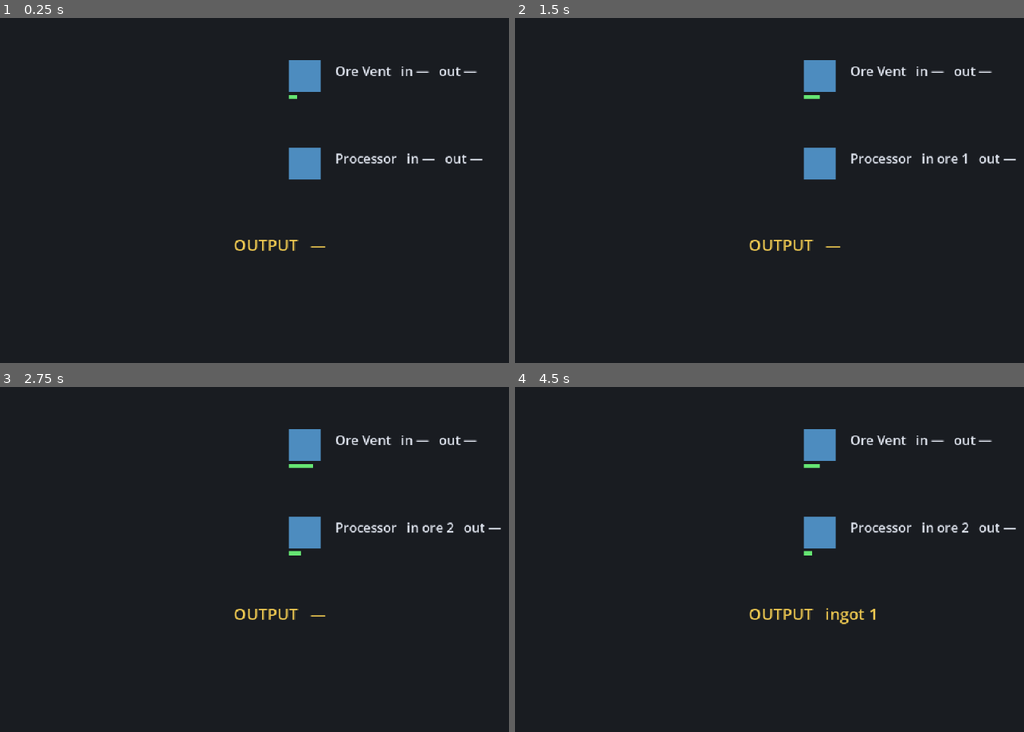
Above: before the commit, frames 1-4 (two rows, left to right).
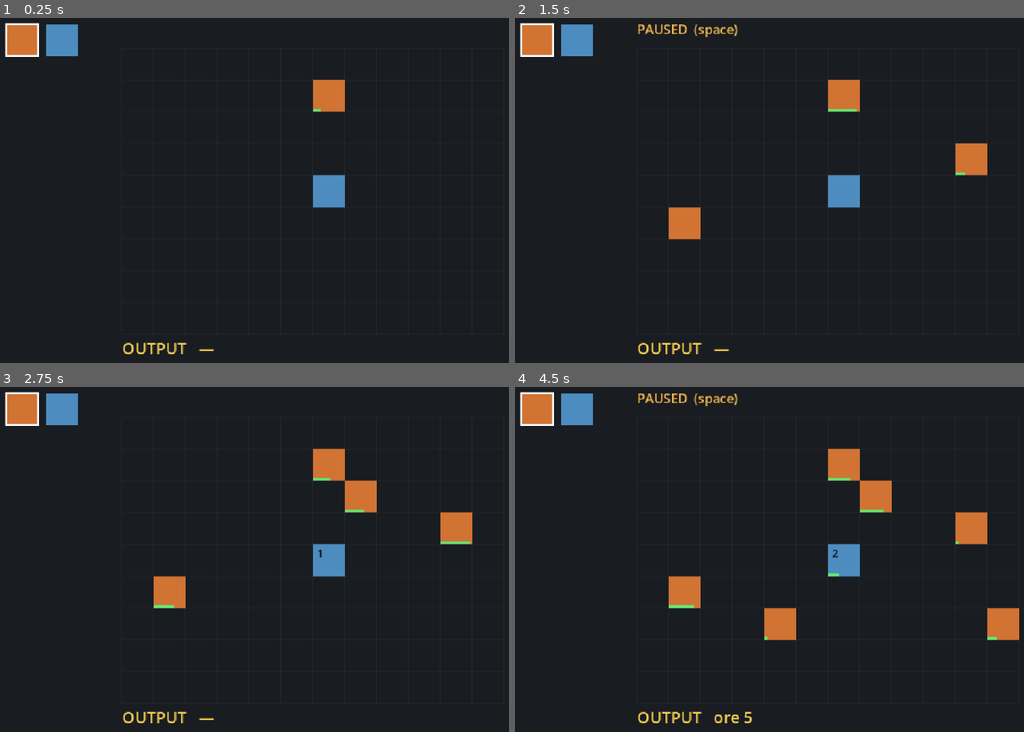
Above: after the commit, the same moments.

Repository: teohondascully/sinkforge
Game: Godot game, scene res://scenes/main.tscn
Same seed, same stepped clock (60 frames per second), same inputs: the game is played once before the commit and once after it.
Inputs (mouse positions are in pixels of both pictures, inside the frame that each line leads up to):
- Up to frame 1 (0.25 s): no input
- Up to frame 2 (1.5 s): tap Enter at 0.5 s; move the mouse to (968, 173) at 0.52 s; tap Space at 0.6, 0.77, 1.07 s; click (968, 173) at 0.67 s; drag from (698, 207) to (794, 262) at 1.27 s
- Up to frame 3 (2.75 s): move the mouse to (376, 480) at 2.02 s; tap Space at 2.1 s; click (376, 480) at 2.17 s
- Up to frame 4 (4.5 s): drag from (794, 631) to (637, 507) at 2.77 s; move the mouse to (1018, 614) at 3.52 s; tap Space at 3.6, 3.77, 4.07 s; click (1018, 614) at 3.67 s; drag from (637, 507) to (733, 469) at 4.27 s

The runs differ from the first frame. In frame 1, 4.6% of the frame differs, in the area x 0-95%, y 1-98%; in frame 2, 6.1%; in frame 3, 6.4%; in frame 4, 8.1%, in the area x 0-100%, y 1-98%.

Commit message:
feat(grid): buildable grid topology + build palette + pause
- sim: replace array-chain with grid (cell->machine); flow falls down a column to the
 next machine below, else the sink. New API: place_machine/remove_machine/machine_at/in_bounds
- view: render 12x9 grid + machines + OUTPUT; palette (Ore Vent/Processor); left-click place,
 right-click remove, space pause. Reads sim only; placement via public API
- tests: grid-based build + placement test (10 assertions ALL PASS); production numbers
 identical to the old chain, confirming the rewrite preserved behaviour
- docs: ARCHITECTURE.md now documents the real systems; RISKS spatial-model partially resolved
- independently verified PASS (helper re-ran harness, traced boundary/determinism/topology)

Diff:
--- a/scenes/main.gd
+++ b/scenes/main.gd
@@ -1,64 +1,148 @@
 class_name MainView
 extends Node2D
 
-## Representation layer for Prototype 1. OWNS a FactorySim (game-session-owns-sim rule, see
-## docs/RISKS.md) and draws it. It only READS sim state — it never writes back. Delete this
-## node and the production numbers would be identical; the sim is the source of truth.
+## Representation + input layer for Prototype 1. OWNS a FactorySim (game-session-owns-sim rule,
+## see docs/RISKS.md), advances it, draws it, and translates mouse/keys into sim placement ops.
+## It only READS sim production state — it never writes buffers/progress/sink. Placement goes
+## through the sim's public place/remove API. Delete this node and the numbers are unchanged.
 ##
-## `sim` is exposed read-only for tests/tools (e.g. the capture tool fast-forwards it for a
-## deterministic screenshot). Only this node should advance it.
+## `sim` is exposed read-only for tests/tools. Only this node advances it.
 ##
-## DESIGN-OPEN (presentation, NOT canon — collect into PLAYTEST_NOTES when playable):
-##  - Camera: fixed, no pan/zoom yet. Panning/zoom behaviour is wide open.
-##  - Visual language: machines + numbers as placeholder rects/text. No falling-item sprites
-##    yet (next slice). How flow is shown (sprites vs streams vs gauges) is undecided.
-##  - Layout/colours: arbitrary placeholders, no style commitment.
+## DESIGN-OPEN (presentation/controls, NOT canon — collect into PLAYTEST_NOTES when playable):
+##  - Grid: 12x9, centred, faint lines. Size/visibility/"dug earth vs blueprint" all open.
+##  - Build UX: click palette swatch to select, left-click places, right-click removes,
+##    space pauses. Drag-place, hotkeys, ghost-preview, etc. all undecided.
+##  - Camera: fixed, no pan/zoom. Visual language: placeholder rects + counts; no falling-item
+##    sprites yet (next slice). Colours arbitrary.
 
 const CANVAS := Vector2(640, 360)
 const CELL: int = 32
-const CHAIN_X: int = 296
-const TOP_Y: int = 48
-const GAP_Y: int = 88
 
 var sim: FactorySim
 var _font: Font = ThemeDB.fallback_font
+var _origin: Vector2
+var _palette: Array[Dictionary] = []
+var _selected_def: MachineDef
+var _paused: bool = false
 
 
 func _ready() -> void:
+	_origin = Vector2(
+		(CANVAS.x - float(FactorySim.GRID_COLS * CELL)) * 0.5,
+		(CANVAS.y - float(FactorySim.GRID_ROWS * CELL)) * 0.5)
 	sim = FactorySim.new()
-	sim.add_machine(MachineState.new(load("res://src/data/machines/ore_vent.tres")))
-	sim.add_machine(MachineState.new(load("res://src/data/machines/processor.tres")))
+	var vent: MachineDef = load("res://src/data/machines/ore_vent.tres")
+	var processor: MachineDef = load("res://src/data/machines/processor.tres")
+	_palette = [
+		{"def": vent, "color": Color(0.82, 0.45, 0.20)},
+		{"def": processor, "color": Color(0.30, 0.55, 0.75)},
+	]
+	_selected_def = vent
+	# Initial demo placement so there is something running on open (provisional).
+	sim.place_machine(vent, Vector2i(6, 1))
+	sim.place_machine(processor, Vector2i(6, 4))
 
 
 func _process(delta: float) -> void:
-	sim.advance(delta)
+	if not _paused:
+		sim.advance(delta)
 	queue_redraw()
 
 
+func _unhandled_input(event: InputEvent) -> void:
+	if event is InputEventKey:
+		var key := event as InputEventKey
+		if key.pressed and not key.echo and key.keycode == KEY_SPACE:
+			_paused = not _paused
+			queue_redraw()
+		return
+	if event is InputEventMouseButton:
+		var mb := event as InputEventMouseButton
+		if not mb.pressed:
+			return
+		var pos: Vector2 = get_local_mouse_position()
+		for i: int in _palette.size():
+			if _palette_rect(i).has_point(pos):
+				_selected_def = _palette[i]["def"]
+				queue_redraw()
+				return
+		var cell: Vector2i = _cell_from_pixel(pos)
+		if not sim.in_bounds(cell):
+			return
+		if mb.button_index == MOUSE_BUTTON_LEFT:
+			sim.place_machine(_selected_def, cell)
+		elif mb.button_index == MOUSE_BUTTON_RIGHT:
+			sim.remove_machine(cell)
+		queue_redraw()
+
+
+# --- drawing -----------------------------------------------------------------
+
 func _draw() -> void:
 	draw_rect(Rect2(Vector2.ZERO, CANVAS), Color(0.10, 0.11, 0.13))
-	for i: int in sim.machines.size():
-		_draw_machine(i, sim.machines[i])
-	_draw_sink()
+	_draw_grid()
+	for machine: MachineState in sim.machines:
+		_draw_machine(machine)
+	_draw_output()
+	_draw_palette()
+	if _paused:
+		draw_string(_font, Vector2(_origin.x, 22), "PAUSED  (space)",
+			HORIZONTAL_ALIGNMENT_LEFT, -1, 13, Color(0.95, 0.72, 0.30))
 
 
-func _draw_machine(index: int, machine: MachineState) -> void:
-	var y: int = TOP_Y + index * GAP_Y
-	draw_rect(Rect2(CHAIN_X, y, CELL, CELL), Color(0.30, 0.55, 0.75))
+func _draw_grid() -> void:
+	var line_col := Color(1, 1, 1, 0.06)
+	var w: float = float(FactorySim.GRID_COLS * CELL)
+	var h: float = float(FactorySim.GRID_ROWS * CELL)
+	for c: int in FactorySim.GRID_COLS + 1:
+		var x: float = _origin.x + float(c * CELL)
+		draw_line(Vector2(x, _origin.y), Vector2(x, _origin.y + h), line_col)
+	for r: int in FactorySim.GRID_ROWS + 1:
+		var y: float = _origin.y + float(r * CELL)
+		draw_line(Vector2(_origin.x, y), Vector2(_origin.x + w, y), line_col)
+
+
+func _draw_machine(machine: MachineState) -> void:
+	var pos: Vector2 = _origin + Vector2(machine.cell) * float(CELL)
 	var recipe: RecipeDef = machine.def.recipe
+	var is_source: bool = recipe != null and recipe.inputs.is_empty()
+	draw_rect(Rect2(pos, Vector2(CELL, CELL)),
+		Color(0.82, 0.45, 0.20) if is_source else Color(0.30, 0.55, 0.75))
 	if recipe != null and recipe.time > 0.0:
 		var frac: float = clampf(machine.progress / recipe.time, 0.0, 1.0)
-		draw_rect(Rect2(CHAIN_X, y + CELL + 3, float(CELL) * frac, 4), Color(0.40, 0.90, 0.45))
-	var label: String = "%s   in %s   out %s" % [
-		machine.def.display_name, _buf(machine.input_buffer), _buf(machine.output_buffer)]
-	draw_string(_font, Vector2(CHAIN_X + CELL + 14, y + 16), label,
-		HORIZONTAL_ALIGNMENT_LEFT, -1, 13, Color(0.88, 0.90, 0.94))
+		draw_rect(Rect2(pos.x, pos.y + float(CELL) - 3.0, float(CELL) * frac, 3.0),
+			Color(0.40, 0.90, 0.45))
+	var held: int = 0
+	for v: int in machine.input_buffer.values():
+		held += v
+	if held > 0:
+		draw_string(_font, Vector2(pos.x + 4, pos.y + 13), str(held),
+			HORIZONTAL_ALIGNMENT_LEFT, -1, 11, Color(0.05, 0.05, 0.08))
 
 
-func _draw_sink() -> void:
-	var y: int = TOP_Y + sim.machines.size() * GAP_Y
-	draw_string(_font, Vector2(CHAIN_X - 56, y + 16), "OUTPUT   %s" % _buf(sim.sink),
+func _draw_output() -> void:
+	var y: float = _origin.y + float(FactorySim.GRID_ROWS * CELL) + 20.0
+	draw_string(_font, Vector2(_origin.x, y), "OUTPUT   %s" % _buf(sim.sink),
 		HORIZONTAL_ALIGNMENT_LEFT, -1, 16, Color(0.95, 0.80, 0.32))
+
+
+func _draw_palette() -> void:
+	for i: int in _palette.size():
+		var entry: Dictionary = _palette[i]
+		var r: Rect2 = _palette_rect(i)
+		draw_rect(r, entry["color"])
+		if entry["def"] == _selected_def:
+			draw_rect(r, Color.WHITE, false, 2.0)
+
+
+# --- helpers -----------------------------------------------------------------
+
+func _palette_rect(i: int) -> Rect2:
+	return Rect2(12.0 + float(i) * 40.0, 12.0, 32.0, 32.0)
+
+
+func _cell_from_pixel(p: Vector2) -> Vector2i:
+	return Vector2i(floori((p.x - _origin.x) / float(CELL)), floori((p.y - _origin.y) / float(CELL)))
 
 
 func _buf(d: Dictionary) -> String:
--- a/src/core/factory_sim.gd
+++ b/src/core/factory_sim.gd
@@ -5,32 +5,59 @@
 ## run headless with no scene tree (and does, in tests/run_tests.gd). The representation layer
 ## reads FROM this; it never writes to it. All production math lives here and nowhere else.
 ##
-## PROVISIONAL topology: machines are an ordered vertical chain (index 0 = top). A machine's
-## output "falls" to the next machine's input, and the bottom machine's output lands in the
-## sink. The real 2D grid / lateral routing is deferred (see docs/RISKS.md "Spatial model").
+## TOPOLOGY: machines occupy cells on a grid (x = column, y = row, row increasing DOWNWARD).
+## Gravity = a machine's output falls straight down its column to the next machine below; if
+## none, it lands in the sink. The grid size and the "straight-down only" rule are PROVISIONAL
+## (chutes / splitters / lateral routing are later slices — see docs/RISKS.md "Spatial model").
 
 const TICKS_PER_SECOND: int = 20
 const SECONDS_PER_TICK: float = 1.0 / float(TICKS_PER_SECOND)
+const GRID_COLS: int = 12
+const GRID_ROWS: int = 9
 
-## Placed machines, top (0) to bottom. Output falls toward higher indices.
+## cell (Vector2i) -> MachineState. Authoritative placement + flow topology.
+var grid: Dictionary = {}
+## Placed machines in insertion order, for deterministic iteration.
 var machines: Array[MachineState] = []
-## Items that have fallen out of the bottom machine. The prototype's running output total.
+## Items that have fallen out the bottom of a column. The prototype's running output total.
 var sink: Dictionary = {}
-## Conservation bookkeeping: every item is created/destroyed ONLY by a recipe. Also useful
-## later as throughput metrics (see docs/HARNESS.md gray-area observability).
+## Conservation bookkeeping: every item is created/destroyed ONLY by a recipe (holds while no
+## machine is removed mid-run; removing a machine intentionally discards its buffered items).
 var total_produced: Dictionary = {}
 var total_consumed: Dictionary = {}
 
 var _tick_accumulator: float = 0.0
 
 
-func add_machine(state: MachineState) -> void:
+func in_bounds(cell: Vector2i) -> bool:
+	return cell.x >= 0 and cell.x < GRID_COLS and cell.y >= 0 and cell.y < GRID_ROWS
+
+
+func machine_at(cell: Vector2i) -> MachineState:
+	return grid.get(cell, null)
+
+
+## Place a machine in a cell. Returns the new MachineState, or null if out of bounds / occupied.
+func place_machine(def: MachineDef, cell: Vector2i) -> MachineState:
+	if not in_bounds(cell) or grid.has(cell):
+		return null
+	var state: MachineState = MachineState.new(def, cell)
+	grid[cell] = state
 	machines.append(state)
+	return state
+
+
+## Remove the machine at a cell (if any). Its buffered items are discarded.
+func remove_machine(cell: Vector2i) -> void:
+	var state: MachineState = grid.get(cell, null)
+	if state == null:
+		return
+	grid.erase(cell)
+	machines.erase(state)
 
 
 ## Advance by real elapsed time, running only whole fixed ticks (deterministic, framerate-
-## independent). The game loop calls this; tests call tick() directly. Fast-forwarding offline
-## progress later is just calling this with a large delta.
+## independent). The game loop calls this; tests call tick() directly.
 func advance(delta: float) -> void:
 	_tick_accumulator += delta
 	while _tick_accumulator >= SECONDS_PER_TICK:
@@ -76,15 +103,24 @@
 	return true
 
 
-## Gravity: each machine's output falls into the next machine's input; the bottom machine's
-## output lands in the sink. Items are only moved here, never created or destroyed.
+## Gravity: each machine's output falls straight down its column to the next machine below;
+## if none, it lands in the sink. Items are only moved here, never created or destroyed.
 func _flow() -> void:
-	var count: int = machines.size()
-	for i: int in count:
-		var machine: MachineState = machines[i]
+	for machine: MachineState in machines:
 		if machine.output_buffer.is_empty():
 			continue
-		var target: Dictionary = sink if i == count - 1 else machines[i + 1].input_buffer
+		var target: Dictionary = _target_below(machine)
 		for item: StringName in machine.output_buffer:
 			target[item] = int(target.get(item, 0)) + int(machine.output_buffer[item])
 		machine.output_buffer.clear()
+
+
+## The input buffer of the next machine straight below this one, or the sink if the column is
+## clear all the way down.
+func _target_below(machine: MachineState) -> Dictionary:
+	var col: int = machine.cell.x
+	for row: int in range(machine.cell.y + 1, GRID_ROWS):
+		var below: MachineState = grid.get(Vector2i(col, row), null)
+		if below != null:
+			return below.input_buffer
+	return sink
--- a/src/core/machine_state.gd
+++ b/src/core/machine_state.gd
@@ -2,19 +2,21 @@
 extends RefCounted
 
 ## Runtime state of one placed machine in the simulation. PLAIN DATA — no Node, no sprite,
-## no scene-tree presence. Holds a reference to its shared MachineDef (flyweight) plus its
-## own mutable buffers and craft progress. The representation layer will later read this; it
-## never writes to it.
+## no scene-tree presence. Holds a reference to its shared MachineDef (flyweight), its grid
+## cell, and its own mutable buffers/progress. The representation layer reads this; never writes.
 
 ## Shared definition (flyweight). The behaviour/numbers live here.
 var def: MachineDef
+## Grid cell this machine occupies (x = column, y = row; row increases downward).
+var cell: Vector2i
 ## StringName item id -> count waiting to be consumed.
 var input_buffer: Dictionary = {}
-## StringName item id -> count produced, waiting to fall to the next machine.
+## StringName item id -> count produced, waiting to fall to the machine below.
 var output_buffer: Dictionary = {}
 ## Seconds accumulated toward the current craft.
 var progress: float = 0.0
 
 
-func _init(machine_def: MachineDef) -> void:
+func _init(machine_def: MachineDef, machine_cell: Vector2i) -> void:
 	def = machine_def
+	cell = machine_cell
--- a/tests/run_tests.gd
+++ b/tests/run_tests.gd
@@ -12,6 +12,7 @@
 
 func _initialize() -> void:
 	print("== Sinkforge sim tests ==")
+	_test_placement()
 	_test_conservation()
 	_test_determinism()
 	_test_production()
@@ -26,11 +27,13 @@
 # --- helpers -----------------------------------------------------------------
 
 func _build_sim() -> FactorySim:
+	# Vent on top of a column, processor lower in the SAME column: vent output falls down
+	# the empty cells between them into the processor, then ingots fall to the sink.
 	var vent_def: MachineDef = load("res://src/data/machines/ore_vent.tres")
 	var proc_def: MachineDef = load("res://src/data/machines/processor.tres")
 	var sim: FactorySim = FactorySim.new()
-	sim.add_machine(MachineState.new(vent_def))
-	sim.add_machine(MachineState.new(proc_def))
+	sim.place_machine(vent_def, Vector2i(6, 0))
+	sim.place_machine(proc_def, Vector2i(6, 3))
 	return sim
 
 
@@ -68,6 +71,20 @@
 
 # --- tests -------------------------------------------------------------------
 
+## Placement API: in-bounds empty cells accept machines; occupied/out-of-bounds are rejected;
+## removal clears the cell.
+func _test_placement() -> void:
+	print("- placement")
+	var sim: FactorySim = FactorySim.new()
+	var vent_def: MachineDef = load("res://src/data/machines/ore_vent.tres")
+	_check(sim.place_machine(vent_def, Vector2i(2, 2)) != null, "place in an empty cell")
+	_check(sim.machine_at(Vector2i(2, 2)) != null, "machine_at finds the placed machine")
+	_check(sim.place_machine(vent_def, Vector2i(2, 2)) == null, "cannot place on an occupied cell")
+	_check(sim.place_machine(vent_def, Vector2i(-1, 0)) == null, "cannot place out of bounds")
+	sim.remove_machine(Vector2i(2, 2))
+	_check(sim.machine_at(Vector2i(2, 2)) == null, "remove clears the cell")
+
+
 ## Every item is created/destroyed ONLY by a recipe: items currently present must equal
 ## (total produced - total consumed). If this ever fails, the sim is leaking or inventing items.
 func _test_conservation() -> void:
Not shown, changed: docs/ARCHITECTURE.md
